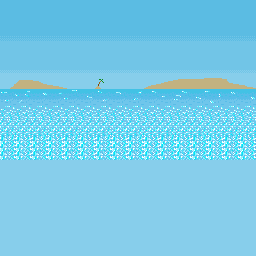
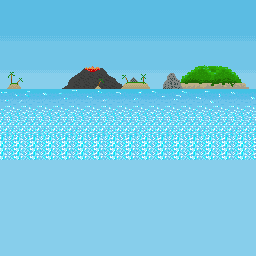
Layer changes from the first 256px x 256px image to the second:
added layer "Layer 132" in group "islands" over [left=194, top=87, right=205, bottom=89]
added layer "Layer 130" in group "islands" over [left=7, top=72, right=23, bottom=89]
added layer "Layer 117" in group "islands" over [left=163, top=73, right=183, bottom=89]
added layer "Layer 116" in group "islands" over [left=122, top=74, right=146, bottom=82]
added layer "Layer 115" in group "islands" over [left=121, top=82, right=151, bottom=89]
painted on "Layer 114" over [left=95, top=81, right=101, bottom=89]
added layer "Layer 129" in group "islands" over [left=86, top=66, right=100, bottom=71]
added layer "Layer 128" in group "islands" over [left=85, top=66, right=100, bottom=69]
added layer "Layer 127" in group "islands" over [left=85, top=66, right=100, bottom=72]
added layer "Layer 131" in group "islands" over [left=170, top=65, right=252, bottom=89]
renamed "Layer 113" to "Layer 126", painted on it over [left=59, top=68, right=125, bottom=89]
removed layer "Layer 101" from group "islands" over [left=10, top=78, right=256, bottom=89]
